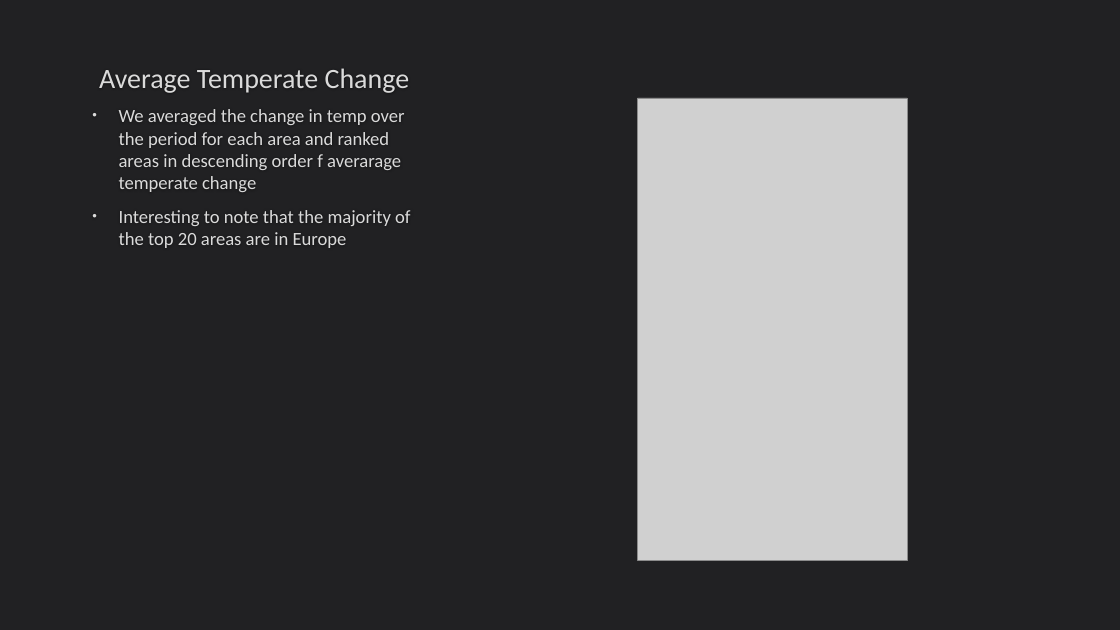
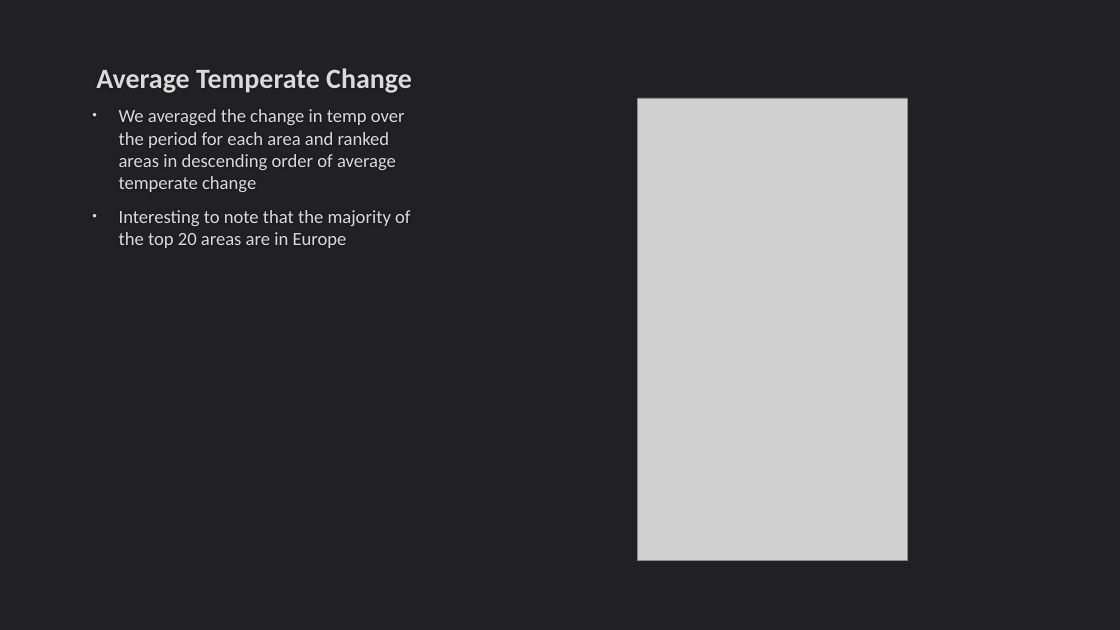
Before and after one commit to DavidFHarrison/2403PTDS_Regression_DH, a slide deck: slide 8 of Regression Project – PTDS 2403.pptx (slide 7 before the commit). Drawn at 1120x630 pixels with LibreOffice and Linux fonts; fonts in the diff are those of the drawing; grey boxes stand for pictures. Boxes give left, top, right and bottom in pixels: in the first picture for what was removed or moved away, otherwise in the second. Text is boxed around its words. In the diff, an @@ line names an element or a change of style, - is before the commit and + after.

```diff
--- a/Regression Project – PTDS 2403.pptx
+++ b/Regression Project – PTDS 2403.pptx
@@ title "Average Temperate Change" at <box>96,68,412,93</box>: bold on @@
@@ text at <box>119,109,405,192</box>: text changed @@
-• We averaged the change in temp over the period for each area and ranked areas in descending order f averarage temperate change
+• We averaged the change in temp over the period for each area and ranked areas in descending order of average temperate change
```
Also in this commit, not shown: 8 other slides changed, 11 slides added, 4 other files.
